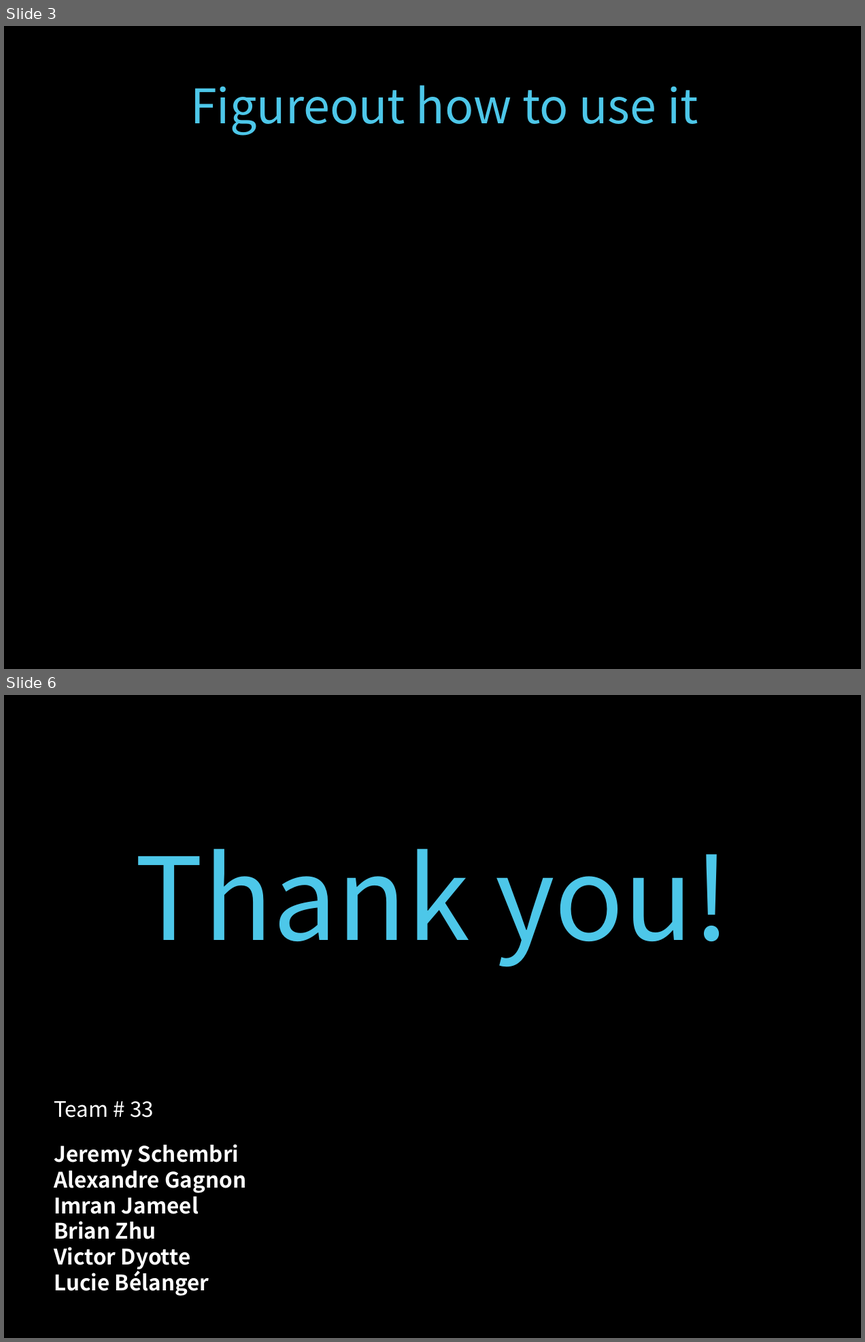
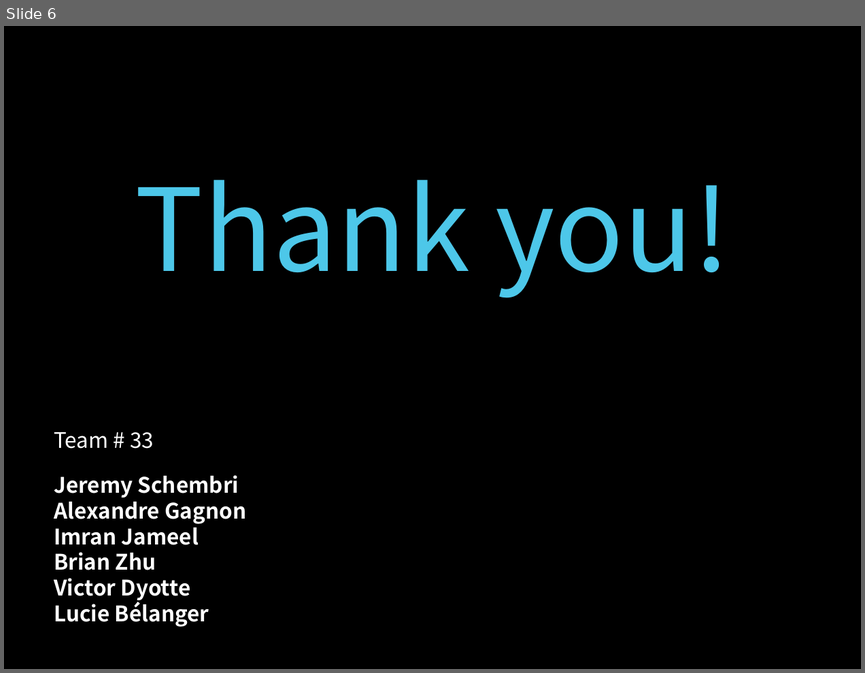
Before and after one commit to lucieb/MyoMusic, a slide deck: Presentation/MyoMusicPresentation.pptx. Shown one above the other, each under a label of ours: slides 3 and 6 before the commit, slide 6 after it; the slides between them are not shown. The pictures are 865x1342 and 865x673 pixels, drawn with LibreOffice and Linux fonts; fonts in the diff are those of the drawing; background and template pictures are left out. Boxes give left, top, right and bottom in pixels: in the first picture for what was removed or moved away, otherwise in the second. Text is boxed around its words. In the diff, an @@ line names an element or a change of style, - is before the commit and + after.

```diff
--- a/Presentation/MyoMusicPresentation.pptx
+++ b/Presentation/MyoMusicPresentation.pptx
@@ slide 3 removed at (4,26,861,669), background picture (left out) @@
@@ text removed at (190,85,698,135) @@
-Figureout how to use it
```
Also in this commit, not shown: 1 slide changed, 3 slides added, 3 other slides removed.
